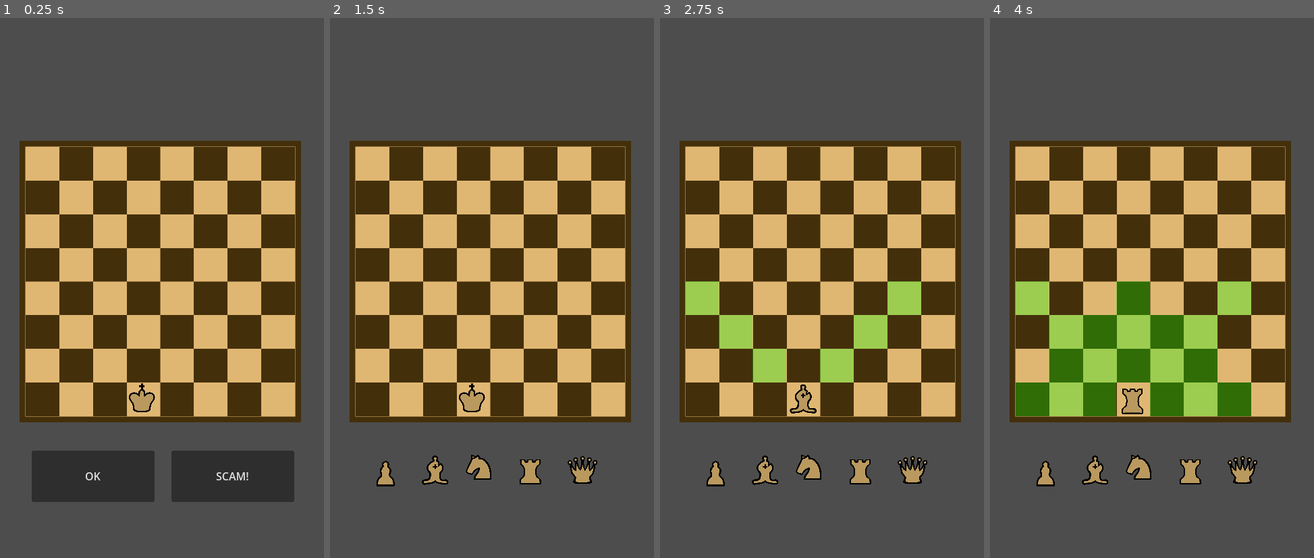
Above: before the commit, frames 1-4 (left to right).
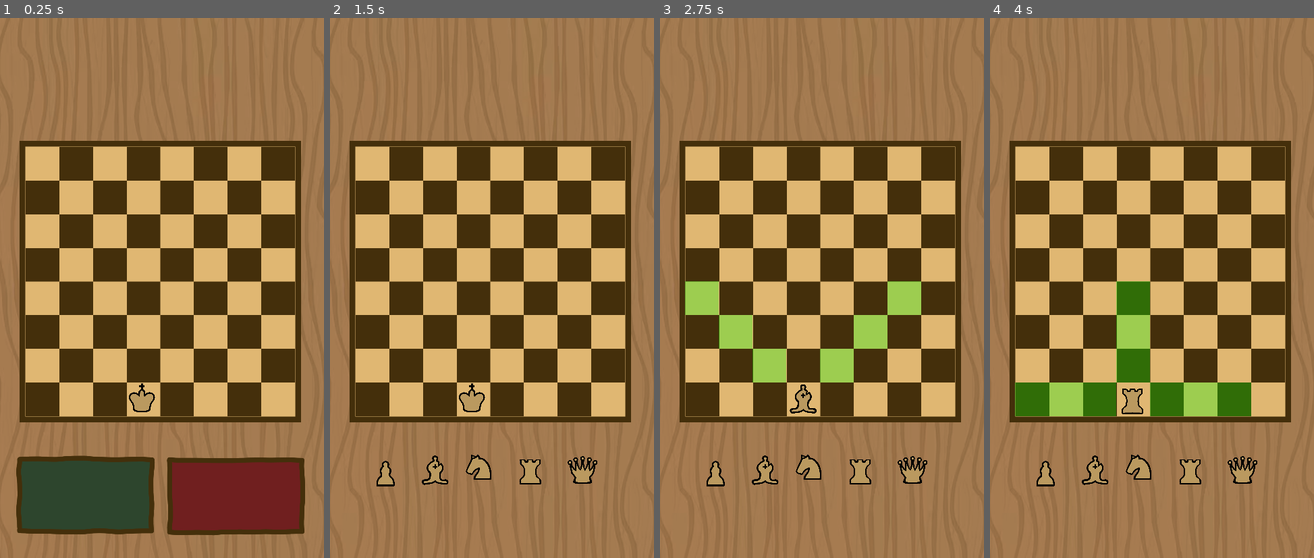
Above: after the commit, the same moments.

Repository: mljkvc/Blokejd-GameJam
Game: Godot game, scene res://scenes/manager.tscn
Same seed, same stepped clock (60 frames per second), same inputs: the game is played once before the commit and once after it.
Inputs (mouse positions are in pixels of both pictures, inside the frame that each line leads up to; where the layout moved, square brackets give the same spot in the first picture):
- Up to frame 1 (0.25 s): no input
- Up to frame 2 (1.5 s): click (414, 498) [423, 477] at 0.5 s; click (385, 471) at 1.25 s
- Up to frame 3 (2.75 s): click (763, 471) at 2 s
- Up to frame 4 (4 s): click (1139, 466) at 2.75 s; click (1190, 471) at 3.5 s

The runs differ from the first frame. In frame 1, 52% of the frame differs, in the area x 0-100%, y 0-100%; in frame 2, 54%; in frame 3, 54%; in frame 4, 60%.

Commit message:
added sise and buttons

Diff:
--- a/scenes/call_out_opponent.tscn
+++ b/scenes/call_out_opponent.tscn
@@ -1,23 +1,31 @@
-[gd_scene load_steps=2 format=3 uid="uid://deydnuyehn113"]
+[gd_scene load_steps=4 format=3 uid="uid://deydnuyehn113"]
 
 [ext_resource type="Script" path="res://scripts/call_out_opponent.gd" id="1_smh0o"]
+[ext_resource type="Texture2D" uid="uid://dw336easipb54" path="res://sprites/game_scene/green_button.png" id="2_vsb4h"]
+[ext_resource type="Texture2D" uid="uid://q1mfd4mpepcq" path="res://sprites/game_scene/red_button.png" id="3_6wsb0"]
 
 [node name="CallOutOpponent" type="Node2D"]
 script = ExtResource("1_smh0o")
 
 [node name="ok" type="Button" parent="."]
-offset_left = 45.0
-offset_top = 38.0
-offset_right = 227.0
-offset_bottom = 114.0
-text = "OK"
+offset_left = 10.0
+offset_top = 37.0
+offset_right = 557.0
+offset_bottom = 361.0
+scale = Vector2(0.42, 0.42)
+icon = ExtResource("2_vsb4h")
+flat = true
 
 [node name="scam" type="Button" parent="."]
-offset_left = 252.0
+offset_left = 233.0
 offset_top = 38.0
-offset_right = 434.0
-offset_bottom = 114.0
-text = "SCAM!"
+offset_right = 784.0
+offset_bottom = 362.0
+scale = Vector2(0.42, 0.42)
+text = "
+"
+icon = ExtResource("3_6wsb0")
+flat = true
 
 [connection signal="pressed" from="ok" to="." method="_on_ok_pressed"]
 [connection signal="pressed" from="scam" to="." method="_on_scam_pressed"]
--- a/scenes/main_scene.tscn
+++ b/scenes/main_scene.tscn
@@ -1,10 +1,11 @@
-[gd_scene load_steps=6 format=3 uid="uid://m17xntjxotlh"]
+[gd_scene load_steps=7 format=3 uid="uid://m17xntjxotlh"]
 
 [ext_resource type="Script" path="res://scripts/main_scene.gd" id="1_8d7f1"]
 [ext_resource type="PackedScene" uid="uid://cffjfd7urab5o" path="res://scenes/board.tscn" id="1_haual"]
 [ext_resource type="PackedScene" uid="uid://thuuh0y4v73r" path="res://scenes/you.tscn" id="2_s0reo"]
-[ext_resource type="PackedScene" path="res://scenes/choose_a_piece.tscn" id="3_il03a"]
+[ext_resource type="PackedScene" uid="uid://drfkvmmmwnkal" path="res://scenes/choose_a_piece.tscn" id="3_il03a"]
 [ext_resource type="PackedScene" uid="uid://deydnuyehn113" path="res://scenes/call_out_opponent.tscn" id="5_qfv4n"]
+[ext_resource type="Texture2D" uid="uid://u6fhb8gu23s3" path="res://sprites/game_scene/background.png" id="6_no4r6"]
 
 [node name="MainScene" type="Node2D"]
 script = ExtResource("1_8d7f1")
@@ -21,3 +22,9 @@
 
 [node name="CallOutOpponent" parent="." instance=ExtResource("5_qfv4n")]
 position = Vector2(2, 603)
+
+[node name="Background" type="Sprite2D" parent="."]
+z_index = -2
+position = Vector2(239.75, 400)
+scale = Vector2(0.444907, 0.416667)
+texture = ExtResource("6_no4r6")
--- a/scripts/main_scene.gd
+++ b/scripts/main_scene.gd
@@ -26,11 +26,13 @@
 	var new_tile = Board.get_node(new_tile_name)
 	your_king.position = new_tile.global_position
 
-	#unhighlight all squares
+	unhighlight_all_squares()
+
+func unhighlight_all_squares() -> void:
 	for tile in Board.get_children():
-			if tile is Tile:
-				tile.unhighlight_this_square()
-				tile.tile_is_available_for_movement = false
+		if tile is Tile:
+			tile.unhighlight_this_square()
+			tile.tile_is_available_for_movement = false
 
 
 func show_pieces_choice() -> void:
@@ -53,7 +55,8 @@
 	choose_a_piece_node.show()
 
 func _on_piece_chosen(piece_name: String) -> void:
-	print("Your piece is: ", piece_name)
+	if your_piece != "king":
+		unhighlight_all_squares()
 
 	your_piece = piece_name
 	highlight_available_tiles()
